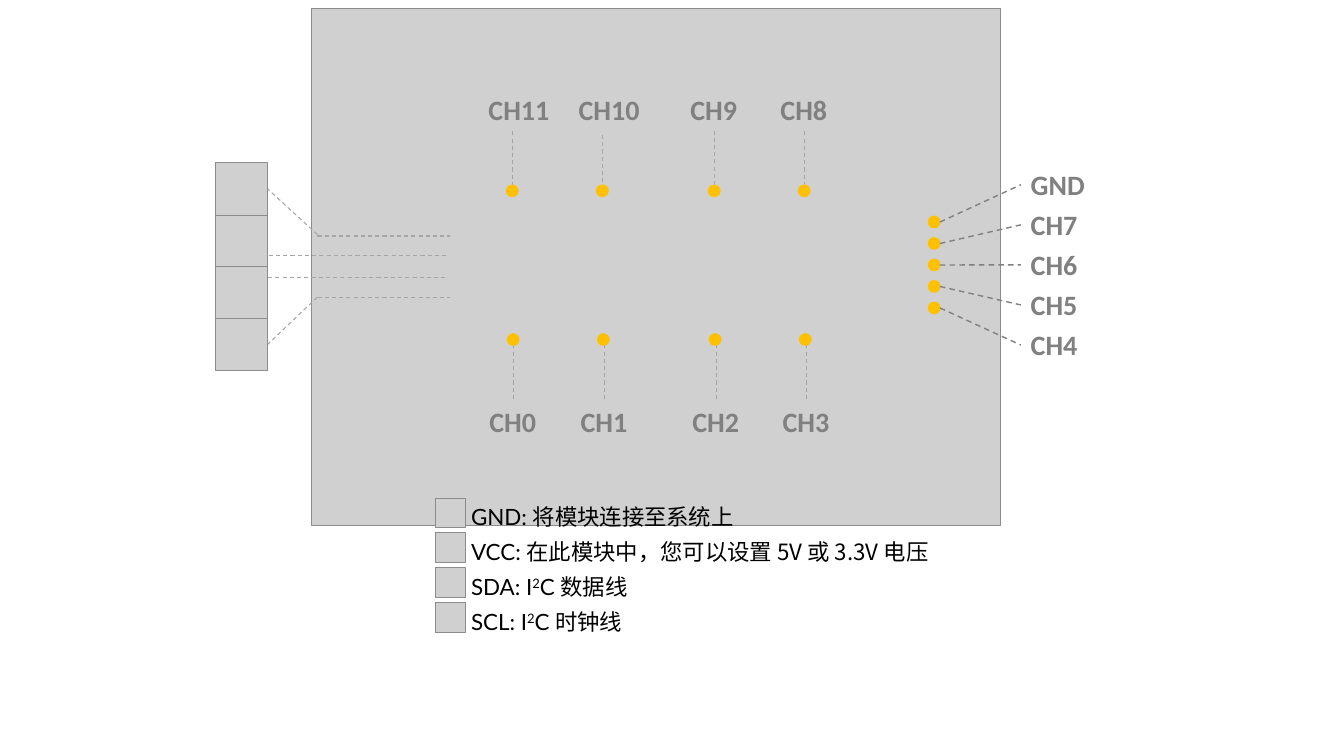
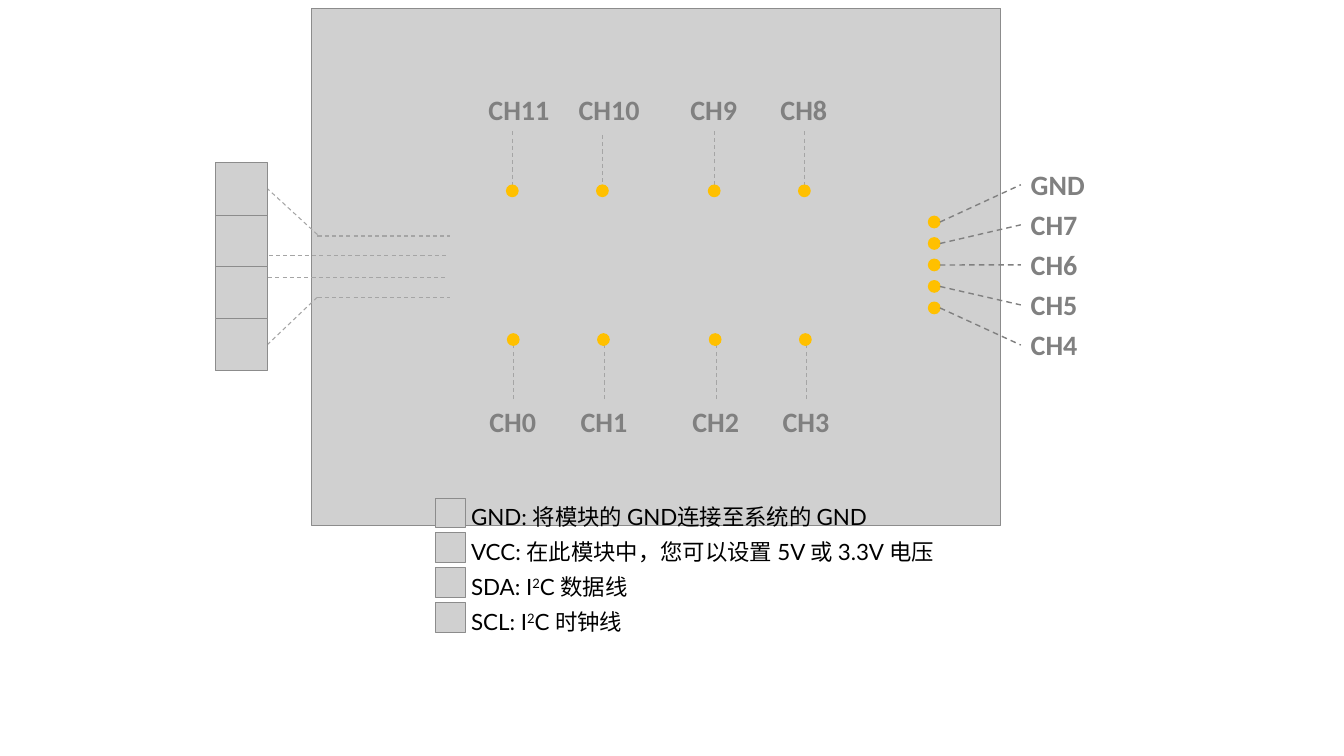
Before and after one commit to SeeedDocument/Grove-12_Key_Capacitive_I2C_Touch_Sensor_V2-MPR121, a slide deck: slide 3 of img/pin_map_2040.pptx. Drawn at 1344x756 pixels with LibreOffice and Linux fonts; fonts in the diff are those of the drawing; grey boxes stand for pictures. Boxes give left, top, right and bottom in pixels: in the first picture for what was removed or moved away, otherwise in the second. Text is boxed around its words. In the diff, an @@ line names an element or a change of style, - is before the commit and + after.

```diff
--- a/img/pin_map_2040.pptx
+++ b/img/pin_map_2040.pptx
@@ text at box(471, 506, 867, 531): text changed; font Noto Sans CJK SC to Lato @@
-GND: 将模块连接至系统上
+GND: 将模块的 GND连接至系统的 GND
@@ text at box(471, 541, 934, 563): font Noto Sans CJK SC to Lato in "5V 3.3V" @@
```
Also in this commit, not shown: 2 other files.
